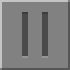
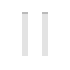
Two versions of the same layered image (w=70, h=70). Layer-by-layer changes:
painted on "Layer 2" over [0, 0, 70, 70]
